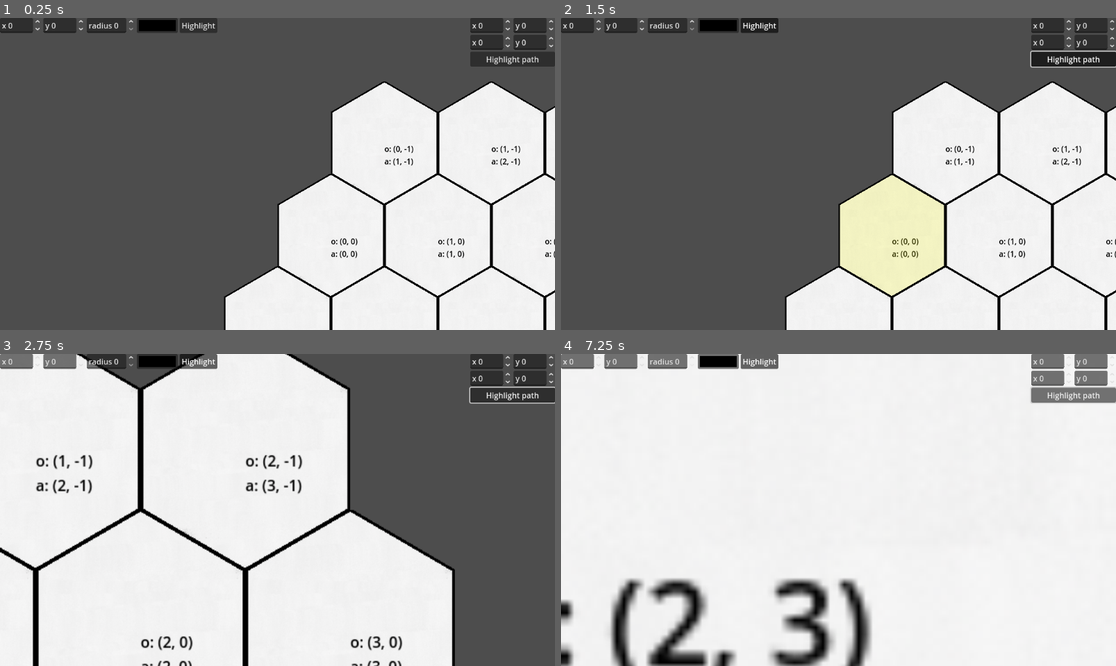
Above: before the commit, frames 1-4 (two rows, left to right).
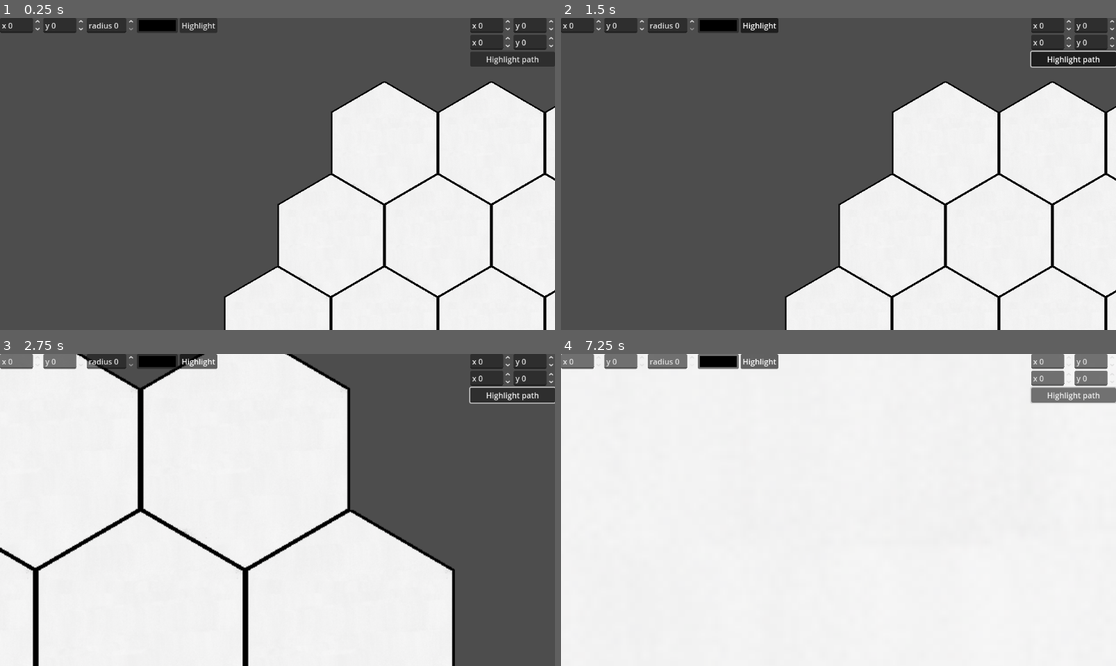
Above: after the commit, the same moments.

Repository: MHryciuk1/tactician
Game: Godot game, scene res://nodes/Tests/hex_grid_test.tscn
The game is run twice, just before and just after one commit, with the same random seed, the same clock (stepped at 60 frames per second) and the same inputs.
Inputs (mouse positions are in pixels of both pictures, inside the frame that each line leads up to):
- Up to frame 1 (0.25 s): no input
- Up to frame 2 (1.5 s): click "Highlight" at 0.5 s; click "Highlight path" at 1.25 s
- Up to frame 3 (2.75 s): tap Enter at 2 s; move the mouse to (399, 494) at 2.02 s; hold D (Right) from 2.03 s (still down); tap Mouse wheel up (Zoom_In) at 2.1 s; click (399, 494) at 2.17 s
- Up to frame 4 (7.25 s): release D (Right) at 2.75 s; drag from (727, 525) to (810, 572) at 2.77 s; tap Space at 3.5, 5 s; move the mouse to (894, 441) at 3.52 s; hold D (Right) 3.53-4.25 s; tap Mouse wheel up (Zoom_In) at 3.6, 5.1, 6.6 s; tap Enter at 4.25, 6.5 s; drag from (810, 572) to (672, 463) at 4.27 s; move the mouse to (1005, 556) at 5.02 s; hold A (Left) 5.03-5.75 s; drag from (672, 463) to (755, 432) at 5.77 s; move the mouse to (866, 510) at 6.52 s; hold S (Down) from 6.53 s (still down); click (866, 510) at 6.67 s

The runs differ from the first frame. In frame 1, 0.4% of the frame differs, in the area x 59-100%, y 40-78%; in frame 2, 5.7%; in frame 3, 1.2%; in frame 4, 6.7%, in the area x 0-56%, y 71-100%.
Error after the commit: Out of bounds get index '0' (on base: 'Array') (res://Scripts/hex_grid.gd:182)

Commit message:
partial network

Diff:
--- a/Scripts/archer_unit.gd
+++ b/Scripts/archer_unit.gd
@@ -1,5 +1,6 @@
 class_name Archer
 extends Unit
+
 func _ready() -> void:
 	stats = {
 			"cost": 1,
@@ -22,6 +23,7 @@
 			"uses_left" : 1
 			}
 	}
+	unit_id = 3
 
 func attack_effect(target: Unit) -> void:
 	target.on_attacked(target, stats.damage)
--- /dev/null
+++ b/Scripts/client.gd
@@ -0,0 +1,27 @@
+extends Node
+const  SERVER_PORT = 2000
+const DEFAULT_SERVER_IP = "127.0.0.1"
+@onready var addr_text_box : LineEdit = $Connection_Menu/VBoxContainer/Address
+@export var level_scene : PackedScene
+func connect_to_server(addr : String):
+	var server_peer = ENetMultiplayerPeer.new()
+	var error = server_peer.create_client(addr,SERVER_PORT)
+	if error:
+		return error
+	multiplayer.multiplayer_peer = server_peer
+func _ready() -> void:
+	pass
+
+
+func _on_button_pressed() -> void:
+	var error = connect_to_server(addr_text_box.text)
+	if error:
+		print(error)
+	pass # Replace with function body.
+@rpc("authority", "call_remote", "unreliable_ordered")
+func setup(data):
+	print(data)
+	$Connection_Menu.hide()
+	var level = level_scene.instantiate()
+	add_child(level)
+	level.setup(data)
--- a/Scripts/hex_grid.gd
+++ b/Scripts/hex_grid.gd
@@ -12,8 +12,12 @@
 	CELL_OCCUPANT = 2,
 	CELL_ID = 3
 }
+#indexed by cell type
+#move_cost,tile_atlas cord
+
 var pathfinding_graph = AStar2D.new()
 var cell_data : Dictionary = {}
+var hex_id_to_atlas_cord : Array[Vector2i]= [Vector2i(0,0)]
 @export var hover_highlight_color : Color = Color.RED
 @onready var highlight_layer : TileMapLayer = %Highlight_Layer
 @onready var mouse_highlight_layer : TileMapLayer = %Mouse_Highlight_Layer
@@ -22,6 +26,13 @@
 var line_drawing_mode : bool = false
 var line_source : Unit
 #kept as a sepreate function to make switching the representation of cell_data easier
+# layout of data [[cord, cell_type],...]
+func init(layout : Array) -> void:
+	cell_data.clear()
+	clear()
+	for i in layout:
+		set_cell(i.location,0,hex_id_to_atlas_cord[i.hex_type],0)
+	setup()
 func enable_line_drawing_mode(source : Unit) -> void:
 	line_source = source
 	line_drawing_mode = true
@@ -37,7 +48,7 @@
 
 func get_cell_data(cord : Vector2i):
 	return cell_data.get(cord)
-func _ready() -> void:
+func setup() -> void:
 	var cells = get_used_cells()
 	var to_connect : Array = []
 	for i in cells:
@@ -57,6 +68,8 @@
 			var data = get_cell_data(j)
 			if data:
 				pathfinding_graph.connect_points(to_connect[i],data[CELL_ID])
+func _ready() -> void:
+	pass
 	#print(cell_data)
 	#print(get_valid_spaces(Vector2i(1,1),1))
 
@@ -132,7 +145,7 @@
 				if with_data:
 					out.append(data)
 				else:
-					print(data[0])
+					#print(data[0])
 					out.append(data[0])
 	return out
 
--- a/Scripts/knight_unit.gd
+++ b/Scripts/knight_unit.gd
@@ -1,5 +1,6 @@
 class_name Knight
 extends Unit
+
 func _ready() -> void:
 	stats = {
 			"cost": 1,
@@ -22,7 +23,7 @@
 			"uses_left" : 1
 			}
 	}
-
+	unit_id = 1
 func attack_effect(target: Unit) -> void:
 	target.on_attacked(target, stats.damage)
 	pass
--- a/Scripts/level_test.gd
+++ b/Scripts/level_test.gd
@@ -8,10 +8,14 @@
 @export var knight: PackedScene
 @export var scout: PackedScene #no scout scene currently; just using knight
 @export var archer : PackedScene
+func setup(server_data : Dictionary) -> void:
+	print(server_data)
+	grid.init(server_data.hex_layout)
+	ui.init(logic_manager, grid)
+	logic_manager.init(grid, ui, [p1_units,p2_units], server_data.player_name, server_data.turn_start)
 func _ready() -> void:
 
-	ui.init(logic_manager, grid)
-	logic_manager.init(grid, ui, [p1_units,p2_units])
+
 	#var test_unit = archer.instantiate()
 	#test_unit.init(logiac_manager, grid, ui, Vector2i(-1,-1), 1)
 	#p1_units.add_child(test_unit)
@@ -84,13 +88,14 @@
 	scout_selected = false
 	knight_selected = false
 func _on_end_turn_pressed() -> void:
+
 	archer_selected = false
 	scout_selected = false
 	knight_selected = false
-	if logic_manager.current_player == 2:
-		var panel = $UI/Unit_Placement_Panel
-		panel.hide()
-		turn_panel.show()
-		logic_manager.actions_enabled = true
-		# end placement phase
-	logic_manager.turn_end()
+	#if logic_manager.current_player == 2:
+		#var panel = $UI/Unit_Placement_Panel
+		#panel.hide()
+		#turn_panel.show()
+		#logic_manager.actions_enabled = true
+		## end placement phase
+	logic_manager.send_starting_units()
--- a/Scripts/logic_manager.gd
+++ b/Scripts/logic_manager.gd
@@ -1,53 +1,141 @@
 class_name  Logic_Manager
 extends Node
+
 var unit_containers : Array = []
 var hex_grid : Hex_Grid = null
 var units : Array = []
 var ui : UIManager = null
 var turn_number: int = 1
 var current_player: int = 1
+var player_name =  "Player 1"
 var p1vision: Array = []
 var p2vision: Array = []
 var actions_enabled : bool = false
+var unique_id_to_unit : Dictionary[int,Unit] = {}
+var unit_scenes = [
+	load("res://Nodes/Units/Knight_Unit.tscn"),
+	load("res://Nodes/Units/Scout_Unit.tscn"),
+	load("res://Nodes/Units/archer_unit.tscn")
+]
+func send_starting_units():
 
-func init(hex_grid_ref : Hex_Grid, ui_ref : UIManager, containers : Array) -> void:
+	var payload = []
+	for i in unit_containers[current_player-1].get_children():
+		payload.append([i.unit_id, i.current_cord])
+	print(str(player_name, " ", unit_containers[current_player-1].get_children()))
+	server_send_starting_units.rpc(payload)
+func place_units(units) -> void:
+	for i in units.data:
+		assert(i.id !=0)
+		var new_unit = unit_scenes[i.id-1].instantiate()
+		new_unit.init(self, hex_grid, ui, i.pos, i.team)
+		new_unit.stats = i.stats
+		new_unit.moves = i.moves
+		new_unit.unique_id = i.unique_id
+		unique_id_to_unit[new_unit.unique_id] = new_unit
+		unit_containers[i.team-1].add_child(new_unit)
+
+@rpc("authority","call_remote","unreliable_ordered")
+func set_up_response(res) -> void:
+	print(player_name," setup")
+	if res.status == 1:
+		print("Unit Error")
+	elif res.status == 0:
+		print("Units Good")
+		print(res.data)
+		ui.close_placement_pannel()
+		current_player = 2
+		var units : Array = unit_containers[0].get_children()
+		for i in range(res.data.size()):
+			units[i].unique_id = res.data[i].unique_id
+			unique_id_to_unit[units[i].unique_id] = units[i]
+	else:
+		print("Enemy Placement")
+		print(res)
+		place_units(res)
+
+		if(res.begin_placement):
+			current_player = 1
+			ui.open_placement_pannel()
+	print(unique_id_to_unit)
+
+@rpc("authority","call_remote","unreliable_ordered")
+func turn_start() -> void:
+	print(str("turn start ", player_name))
+	current_player = 1
+	actions_enabled = true
+	ui.open_turn_pannel()
+	#print(current_player)
+
+
+@rpc()#this is not going to be called localy, see the server function with the same name to see what it does
+func server_send_starting_units() -> void:
+	pass
+func init(hex_grid_ref : Hex_Grid, ui_ref : UIManager, containers : Array, name : String, turn_start : int) -> void:
+	print(get_path())
+	player_name = name
 	unit_containers = containers
 	hex_grid = hex_grid_ref
 	ui = ui_ref
+	current_player = turn_start + 1
+	if(current_player == 1):
+		ui.open_placement_pannel()
 
 func do_effect(source_unit: Node, effect_function:Callable, targets: Array) -> void:
 	for target in targets:
 		effect_function.call( target)
 	# other stuff needs to happen here? like ui updates or something
+@rpc()
+func move_request(source : int, target : Vector2i) -> void:
+	pass
+func update_unit(update : Dictionary) -> void :
+	var unit : Unit = unique_id_to_unit.get(update.unique_id)
+	if (!unit):
+		print("unit does not exist")
+		return
+		unit.stats = update.stats
+		unit.current_cord = update.pos
+
+	unit.moves = update.moves
+	if(update.pos != unit.current_cord):
+		hex_grid.get_cell_data(unit.current_cord)[hex_grid.CELL_OCCUPANT] = null
+		hex_grid.set_node_location(unit, update.pos)
+@rpc("authority","call_remote","unreliable_ordered")
+func unit_update(update : Array[Dictionary]) -> void:
+	print(str("unit_update ", player_name, update))
+	for i in update:
+		update_unit(i)
 
 func move_to(unit: Unit, target_cord: Vector2i) -> void:
-	var path = hex_grid.get_hexes_along_path_to(unit.current_cord, target_cord)
-	var actual_target  : Vector2i= path.pop_front()
-	print(path)
-	print(unit.stats.move_range)
-	for i in path:
-		var hex_data : Array = hex_grid.get_cell_data(i)
-		if(unit.stats.move_range - hex_data[hex_grid.CELL_MOVE_COST]) >= 0:
-			unit.stats.move_range -= hex_data[hex_grid.CELL_MOVE_COST]
-			actual_target = i
-		else:
-			break
-	#var movable = can_move_to(unit, target_cord)
-	if unit.current_cord == actual_target:
-		print("No movement possible for ", unit.unit_type)
-		return
-	var cur_vision = hex_grid.get_valid_spaces(unit.current_cord, unit.get_stats().vision_range)
-	hex_grid.obscure_hexes(cur_vision) # this doesn't fully work but can fix later
-	var target_vision = hex_grid.get_valid_spaces(actual_target, unit.get_stats().vision_range)
-	hex_grid.reveal_hexes(target_vision)
-	hex_grid.set_hex_empty(unit.current_cord)
-	hex_grid.set_node_location(unit, actual_target)
-
-
-	unit.current_cord = actual_target
-	hex_grid.draw_line_on_grid(actual_target, hex_grid.curr_hex)
-	#need to update vision arrays and update fog based on where unit is moved to
-	print(unit.unit_type, "moved to: ", actual_target)
+	print(unique_id_to_unit)
+	move_request.rpc( unit.unique_id,target_cord)
+	#var path = hex_grid.get_hexes_along_path_to(unit.current_cord, target_cord)
+	#var actual_target  : Vector2i= path.pop_front()
+	#print(path)
+	#print(unit.stats.move_range)
+	#for i in path:
+		#var hex_data : Array = hex_grid.get_cell_data(i)
+		#if(unit.stats.move_range - hex_data[hex_grid.CELL_MOVE_COST]) >= 0:
+			#unit.stats.move_range -= hex_data[hex_grid.CELL_MOVE_COST]
+			#actual_target = i
+		#else:
+			#break
+	##var movable = can_move_to(unit, target_cord)
+	#if unit.current_cord == actual_target:
+		#print("No movement possible for ", unit.unit_type)
+		#return
+	#var cur_vision = hex_grid.get_valid_spaces(unit.current_cord, unit.get_stats().vision_range)
+	#hex_grid.obscure_hexes(cur_vision) # this doesn't fully work but can fix later
+	#var target_vision = hex_grid.get_valid_spaces(actual_target, unit.get_stats().vision_range)
+	#hex_grid.reveal_hexes(target_vision)
+	#hex_grid.set_hex_empty(unit.current_cord)
+	#hex_grid.set_node_location(unit, actual_target)
+	#
+	#
+	#unit.current_cord = actual_target
+	#hex_grid.draw_line_on_grid(actual_target, hex_grid.curr_hex)
+	##need to update vision arrays and update fog based on where unit is moved to
+	#print(unit.unit_type, "moved to: ", actual_target)
 
 	#hex_grid.set_node_location(unit, target_cord)
 	#unit.current_cord = target_cord
@@ -64,20 +152,20 @@
 
 	return (len(path) <= unit.get_stats()['move_range'])
 
-
-
+@rpc()
+func server_turn_end() -> void:
+	pass
 func turn_end() -> void:
-	current_player = 3 - current_player
+	if(current_player == 2):
+		print("not your turn")
+		return
+	current_player = 2
 	turn_number += 1
-
-	for i in unit_containers[current_player-1].get_children():
-		i.turn_end()
-
-	hex_grid.obscure_hexes(p1vision)
-	hex_grid.reveal_hexes(p2vision)
 	ui._update_turn_display(turn_number,current_player)
 	ui.disable_movement()
 	ui.cancel_selection_mode()
+	server_turn_end.rpc()
+
 	#need to turn all hexes except those in current player's vision to fog
 	#also need to reset all unit's movement numbers
 
--- a/Scripts/scout_unit.gd
+++ b/Scripts/scout_unit.gd
@@ -1,5 +1,6 @@
 class_name Scout
 extends Unit
+
 func _ready() -> void:
 	stats = {
 			"cost": 2,
@@ -22,6 +23,7 @@
 			"uses_left" : 1,
 			}
 	}
+	unit_id = 2
 
 func attack_effect(target: Unit) -> void:
 	target.on_attacked(target, stats.damage)
--- /dev/null
+++ b/Scripts/server_data.gd
@@ -0,0 +1,7 @@
+extends Node
+class_name Server_Data
+var hex_layout : Array
+var start_hex : Vector2i
+func init(raw_data : Array):
+	hex_layout = raw_data[0]
+	start_hex = raw_data[1]
--- a/Scripts/ui_manager.gd
+++ b/Scripts/ui_manager.gd
@@ -5,8 +5,10 @@
 @onready var turn_label      : Label  = $TurnPanel/VBoxContainer/TurnLabel
 @onready var player_label    : Label  = $TurnPanel/VBoxContainer/PlayerLabel
 @onready var end_turn_button : Button = $TurnPanel/VBoxContainer/EndTurnButton
+@onready var turn_panel : PanelContainer =$TurnPanel
 @onready var confirm_container :PanelContainer = $Confirm_Container
 @onready var confirm_container_progress : Label = $Confirm_Container/HBoxContainer/Progress
+@onready var unit_placement : PanelContainer = $Unit_Placement_Panel
 var selection_mode_on : bool = false
 var curr_targets : Array = []
 var curr_move : Dictionary
@@ -15,6 +17,14 @@
 
 var lm: Logic_Manager
 var grid : Hex_Grid
+func open_turn_pannel() -> void:
+	turn_panel.show()
+func close_placement_pannel() -> void:
+	unit_placement.hide()
+	#turn_panel.show()
+func open_placement_pannel() -> void:
+	unit_placement.show()
+
 func init(logic_manager, hex_grid)->void:
 	lm = logic_manager
 	grid = hex_grid
--- a/Scripts/unit.gd
+++ b/Scripts/unit.gd
@@ -1,10 +1,12 @@
 class_name Unit
 extends Node2D
+
 
 signal unit_selected(unit)
 signal unit_moved(unit, to_coord)
 signal unit_died(unit)
-
+var unique_id :int = -1
+var unit_id : int = 0
 @export var team: int = 1
 @export var unit_type: String = "soldier"
 var stats : Dictionary = {
@@ -62,6 +64,8 @@
 		emit_signal("unit_died", self)
 
 func on_click():
+	print(logic_manager.player_name)
+	print(stats)
 	var valid_moves = hex_grid.get_valid_spaces(current_cord, get_stats().attack_range,false)
 	hex_grid.highlight_hexes(valid_moves, Color.BLUE)
 	ui.send_data("test_ui_id", stats, moves, self)
--- /dev/null
+++ b/nodes/Networking/client.tscn
@@ -0,0 +1,30 @@
+[gd_scene load_steps=3 format=3 uid="uid://bu4f2fukishdv"]
+
+[ext_resource type="Script" uid="uid://1rtyfkmxe57v" path="res://Scripts/client.gd" id="1_ldu3b"]
+[ext_resource type="PackedScene" uid="uid://dtmb83d7ixnbf" path="res://Nodes/Tests/level_test.tscn" id="2_4v2eb"]
+
+[node name="Peer" type="Node"]
+script = ExtResource("1_ldu3b")
+level_scene = ExtResource("2_4v2eb")
+
+[node name="Connection_Menu" type="Control" parent="."]
+layout_mode = 3
+anchors_preset = 0
+offset_right = 40.0
+offset_bottom = 40.0
+
+[node name="VBoxContainer" type="VBoxContainer" parent="Connection_Menu"]
+layout_mode = 0
+offset_right = 40.0
+offset_bottom = 40.0
+
+[node name="Address" type="LineEdit" parent="Connection_Menu/VBoxContainer"]
+layout_mode = 2
+text = "127.0.0.1"
+placeholder_text = "Type in ip address"
+
+[node name="Button" type="Button" parent="Connection_Menu/VBoxContainer"]
+layout_mode = 2
+text = "Connect"
+
+[connection signal="pressed" from="Connection_Menu/VBoxContainer/Button" to="." method="_on_button_pressed"]
--- a/nodes/Tests/level_test.tscn
+++ b/nodes/Tests/level_test.tscn
@@ -9,7 +9,7 @@
 [ext_resource type="PackedScene" uid="uid://jvxo8n2p3x3g" path="res://Nodes/UI/moveable_camera.tscn" id="3_wbwiv"]
 [ext_resource type="Script" uid="uid://dxk5qf2akgabk" path="res://Scripts/ui_manager.gd" id="5_t1dee"]
 
-[node name="Level_Test" type="Node2D"]
+[node name="Level" type="Node2D"]
 script = ExtResource("1_45dpy")
 knight = ExtResource("2_5jfdo")
 scout = ExtResource("3_35ubm")
@@ -34,6 +34,7 @@
 script = ExtResource("5_t1dee")
 
 [node name="TurnPanel" type="PanelContainer" parent="UI"]
+visible = false
 anchors_preset = 3
 anchor_left = 1.0
 anchor_top = 1.0
@@ -97,6 +98,7 @@
 text = "Cancel"
 
 [node name="Unit_Placement_Panel" type="PanelContainer" parent="UI"]
+visible = false
 anchors_preset = -1
 anchor_left = 0.935
 anchor_top = 0.389
Not shown, added: Scripts/client.gd.uid
Not shown, added: Scripts/server_data.gd.uid
